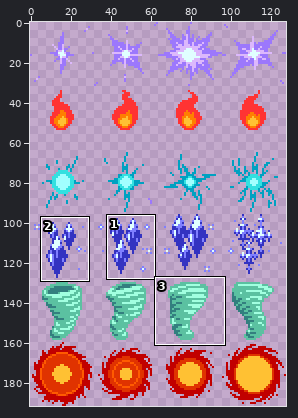
Sprite sheet -- src/public/img/spell-sprites-alpha.png. Above: a wide view before the commit, with the close-up outlined.
Close-up. First the earlier version:
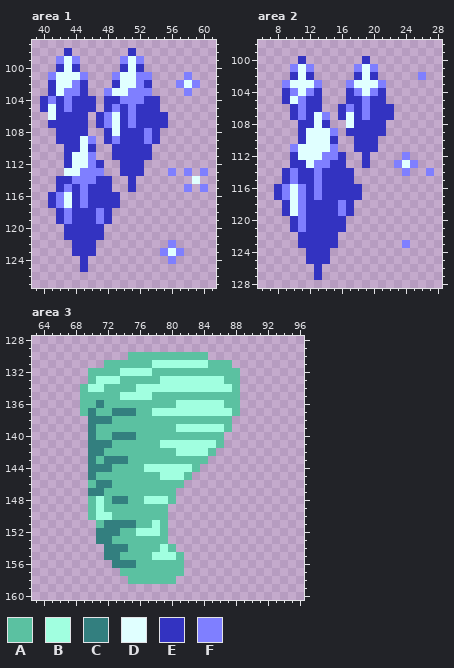
The file is 128x192 pixels. Shown: area 1: x 39..61, y 97..127; area 2: x 6..28, y 98..128; area 3: x 63..96, y 128..160. The commit also changed other parts of the picture, which this record leaves out.
Palette (. is transparent): A #5bc1a1  B #a1ffe0  C #337f7f  D #e0ffff  E #3333c1  F #7f7fff
Pixels before, area 1, first column x 40:
 98 ...E.......E.........
 99 ..FDF.....FDF........
100 ..EDE.....EDE........
101 .FDDDF...FDDFF....F..
102 .EDDFE...EDDFE...FDF.
103 .EDFFE..FDDFFF....F..
104 EFEFEEE.EEFFFEE......
105 EDEFEEE.EFEFEEE......
106 .DEEEE.EFDEFEEEE.....
107 .EEEEE.EFDEFEEEE.....
108 ..EEEE..EDEEEFE......
109 ..EEEDF.EFEEEFE......
110 ...EEDE..EEEEE.......
111 ...EDDF..EEEEE.......
112 ...EDDFE..EEE........
113 ...DDFFF..EEE...F.F.F
114 ..EEFFFEE..E.......D.
115 ..EFEFEEE..E......F.F
116 .EFDEFEEEE...........
117 .EFDEFEEEE...........
118 ..EFEEEFE............
119 ..EFEEEFE............
120 ...EEEEE.............
121 ...EEEEE.............
122 ....EEE.........F....
123 ....EEE........FDF...
124 .....E..........F....
125 .....E...............
Pixels before, area 2, first column x 8:
100 ...E.......E........
101 ..FDF.....FDF.......
102 ..EDE.....EDE.....F.
103 .FDDDF...FDDDF......
104 .EFDFE...EFDFE......
105 .EDFEE...EEFEE......
106 ..EFEE..EFEFEEE.....
107 ..EFEDF.EDEFEEE.....
108 ...EEDE..DEEEE......
109 ...EDDDF.EEEEE......
110 ...EDDDE..EEE.......
111 ..FDDDDF..EEE.......
112 ..EDDDFFE..E....F...
113 ..EEDFFEE..E...FDF..
114 .EFEEFEEEE......F..F
115 .EFEEFEEEE..........
116 EFDFEFEEEEE.........
117 EFDFEFEEEEE.........
118 .EDFEEEEFE..........
119 .EDFEEEEFE..........
120 ..EFEEEEE...........
121 ..EFEEEEE...........
122 ...EEEEE............
123 ...EEEEE........F...
124 ....EEE.............
125 ....EEE.............
126 .....E..............
127 .....E..............
Pixels before, area 3, first column x 69:
130 ......AAAAAAAAAA....
131 ...AAAAAABBBBBBBAAA.
132 .AAAABBBBAAAAAAAAAAA
133 .ABBBAAAAABBBBBBBBAA
134 ABBAAAABBBBBBBBBBBBA
135 AAAAABBBBAAAAAAAAAAA
136 AACAAAAAAAAABBBBBBAA
137 ACAACCCAABBBBBBBBBBA
138 .CCCAAAAAAAAAAAAAAA.
139 .CAAAAAAAAAABBBBBBA.
140 .CAACCCAAAAAAAAAAA..
141 .CCCAAAAAABBBBBBBA..
142 .CCAAAAAAAAABBBBA...
143 .CACCCAAAAAAAAAA....
144 .CCCAAAABBBBBBA.....
145 .CAAAAAAAABBBA......
146 .ACCAAAAAAAAA.......
147 .CCAAAAAAAAA........
148 .ABACCAABBBA........
149 .ABAAAAAAAA.........
150 .ABBAAAAAAA.........
151 ..ACCCCAABA.........
152 ..CCCAABBBA.........
153 ..CCAAAAAAA.........
154 ...CCCAAAABA........
155 ...CCAAAABBBA.......
156 ....CCCAAAAAA.......
157 .....AAAAAAAA.......
158 ......AAAAAA........
Now the later version:
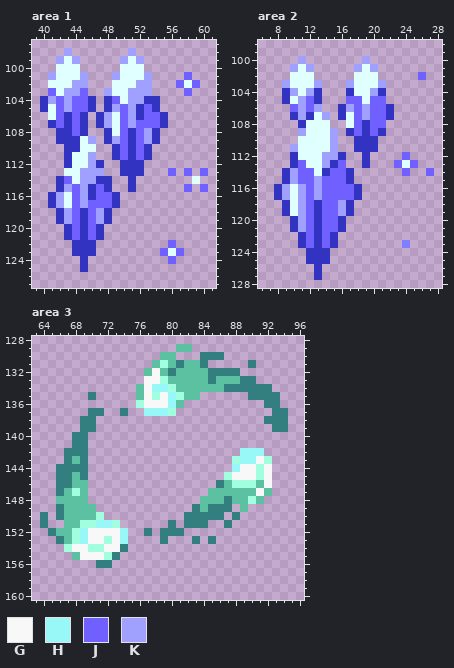
Colours new in this view: G #f8f8f8  H #98f8f8  J #7060ff  K #a0a0ff
Edits made:
Changed rows in their new state; - is an unchanged pixel.
Area 1:
first column x 41:
 98 --K-------K---------
 99 -K-K-----K-K--------
100 -D-D-----D-D--------
101 K---K---K--DK----J--
102 D--KK---D--KK---J-J-
103 J-KKJ--K--KKK----J--
104 KJKJJ---JDKK--------
105 -JKJJ---KJK-J-------
106 -J-J---K-JK-JJ------
107 -J-J---K-JKJJJ------
108 ---J-----J-JK-------
109 -----K--KJ-JK-------
110 -----D---J-J--------
111 -----K---J-J--------
112 -----K--------------
113 ----KKK--------J-J-J
114 --JDKK--------------
115 --KJK-J----------J-J
116 -K-JK-JJ------------
117 -K-JKJJJ------------
118 --KJ-JK-------------
119 --KJ-JK-------------
120 ---J-J--------------
121 ---J-J--------------
122 ---------------J----
123 --------------J-J---
124 ---------------J----
Area 2:
first column x 9:
100 --K-------K--------
101 -K-K-----K-K-------
102 -D-D-----D-D-----J-
103 K---K---K---K------
104 -K-K-----D-K-------
105 --KJ----JJDJJ------
106 -JKJK---KJKJJ------
107 --K--K---JKJJ------
108 ---D-D---J-JJ------
109 --K---K--J-J-------
110 --D---K------------
111 -K----K------------
112 -----KK--------J---
113 --J-DK-J------J-J--
114 -KJJD-JJ-------J--J
115 -KJJKJJJ-----------
116 K-KJKJJJJ----------
117 K-KJKJJJJ----------
118 --KJ-JJK-----------
119 --KJ-JJK-----------
120 --KJ-JJ------------
121 --KJ-JJ------------
122 ---J-J-------------
123 ---J-J-------------
Area 3:
first column x 64:
129 -----------------AA------------
130 -----------....--...CCC--------
131 --------......A-ACAAC...--C----
132 ------.......AG-C----CCCC------
133 ------.......GG-AAAAACA--CC----
134 -----.......AGHH-AAAAAACCCCCC--
135 -----.C.....AGBGHB--.....-CCCC-
136 -----.......BGGGHA.......---CC-
137 -----.-C..-..HHH-........----CC
138 -----C-.................----CCC
139 -----C-.................-----CC
140 ----CC.................--------
141 ----CC.................--------
142 ---CCC................---HHH---
143 ---CAC...............---BHHGB--
144 --CCCC..............----HGGBG--
145 --CCAC.............----BGGGBG--
146 --CCAA............----CABBBAG--
147 --CABA...........----AAAAAAGA--
148 --AAAA...........---AAACAABA---
149 --CAAA-.........---CACCC-A-----
150 C-CAAA--........--CCCCC-C------
151 C--AABBHHB......C-CCC--C-------
152 -CAABHGGGGH..C.CCC-------------
153 --CABHGGBGH....C---C-C---------
154 ---BGGBBGG-......--------------
155 ----AGGGB-........-------------
156 -------CC.........-------------
157 ----------........-------------
158 -----------......--------------
Boxes around the changes in both close-ups, in picture pixels (x1, y1, x2, y2):
changed: (48, 48, 208, 240)
changed: (160, 240, 184, 264)
changed: (282, 56, 434, 248)
changed: (40, 344, 288, 584)
